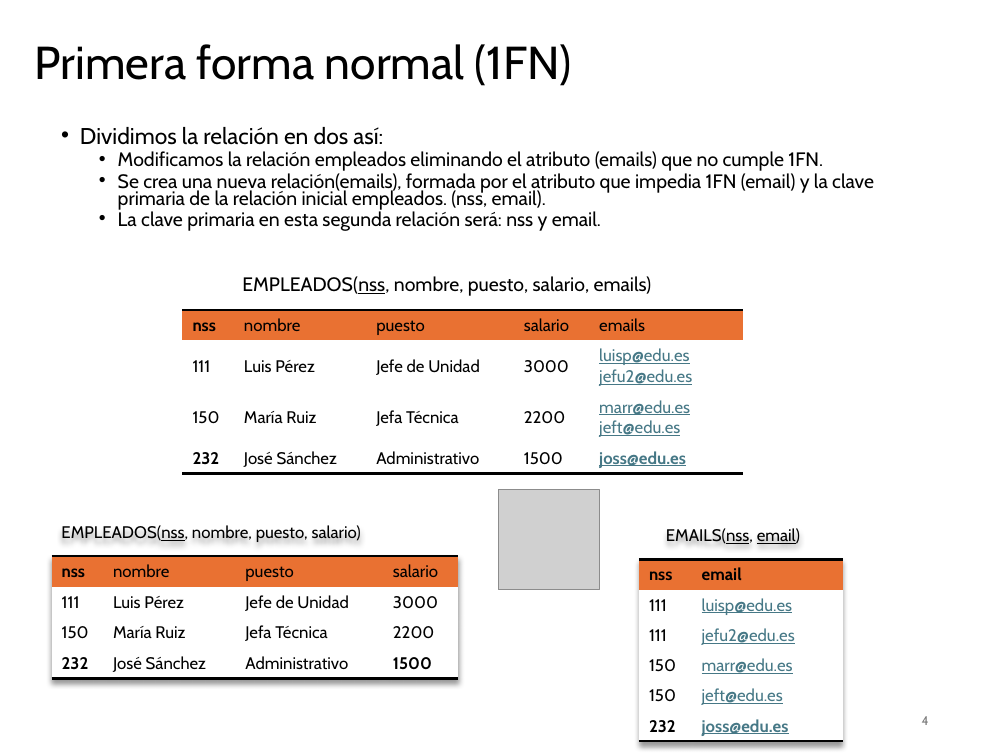
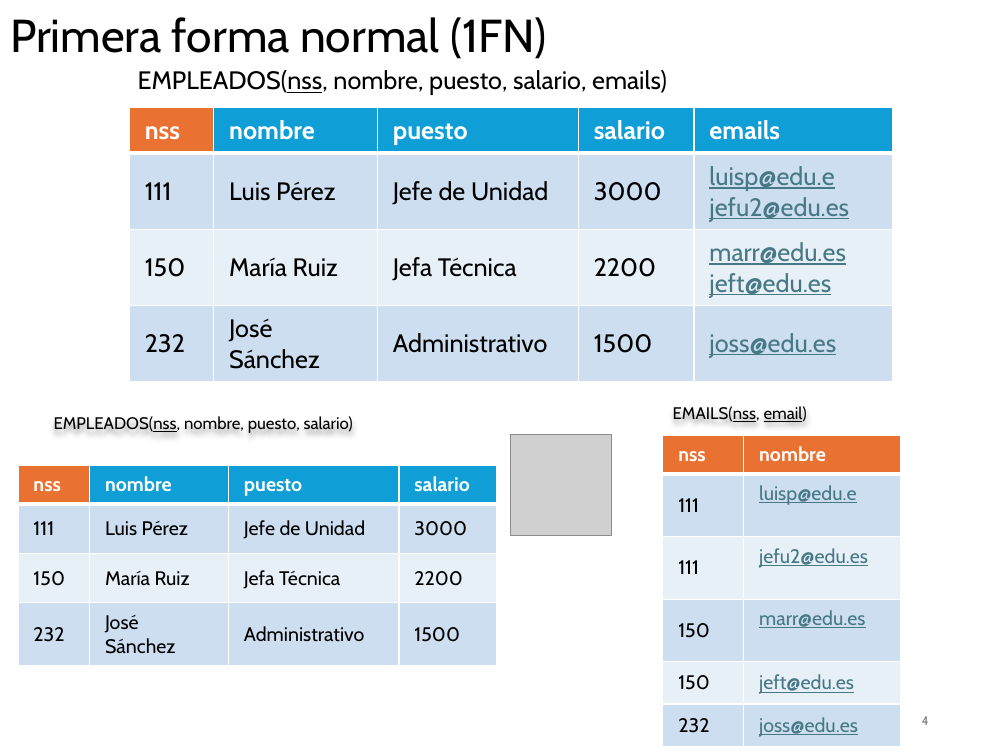
Before and after one commit to NuriaCelis/GBD25-26, a slide deck: slide 4 of Tema2/EJEMPLOS NORMALIZACION.pptx. Drawn at 1008x756 pixels with LibreOffice and Linux fonts; fonts in the diff are those of the drawing; grey boxes stand for pictures. Boxes give left, top, right and bottom in pixels: in the first picture for what was removed or moved away, otherwise in the second. Text is boxed around its words. In the diff, an @@ line names an element or a change of style, - is before the commit and + after.

```diff
--- a/Tema2/EJEMPLOS NORMALIZACION.pptx
+++ b/Tema2/EJEMPLOS NORMALIZACION.pptx
@@ title "Primera forma normal (1FN)": place and size @@
-title "Primera forma normal (1FN)" at box(35, 44, 572, 86)
+title "Primera forma normal (1FN)" at box(10, 17, 547, 59)
@@ text "EMPLEADOS(nss, nombre, puesto, salario, emails)": place and size @@
-text "EMPLEADOS(nss, nombre, puesto, salario, emails)" at box(80, 127, 874, 296)
+text "EMPLEADOS(nss, nombre, puesto, salario, emails)" at box(138, 70, 667, 95)
@@ text "EMPLEADOS(nss, nombre, puesto, salario, emails)" at box(138, 70, 667, 95): size 13.9 to 18 pt; line spacing 0.7 to 0.9 @@
@@ table at box(129, 108, 893, 382) @@
-row 2, column 5: luisp@edu.es / jefu2@edu.es
+row 2, column 5: luisp@edu.e / jefu2@edu.es
@@ fill #E97132 to #0F9ED5 in 4 cells @@
@@ fill #FFFFFF to #CCDFEF in 10 cells @@
@@ fill #FFFFFF to #E7F0F7 in row 3 @@
@@ size 12 to 18 pt in "nss", "nombre", "puesto", "salario" and 16 more places @@
@@ text colour #000000 to #FFFFFF in "nss", "nombre", "puesto", "salario" and 1 more places @@
@@ bold on in "nombre", "puesto", "salario", "emails" @@
@@ borders changed @@
@@ table: place and size @@
-table at box(182, 309, 742, 472)
+table at box(129, 108, 893, 382)
@@ text at box(80, 127, 874, 231): paragraphs removed @@
-• Dividimos la relación en dos así:
-  • Modificamos la relación empleados eliminando el atributo (emails) que no cumple 1FN.
-  • Se crea una nueva relación(emails), formada por el atributo que impedia 1FN (email) y la clave primaria de la relación inicial empleados. (nss, email).
-  • La clave primaria en esta segunda relación será: nss y email.
@@ text "EMPLEADOS(nss, nombre, puesto, salario)": place and size @@
-text "EMPLEADOS(nss, nombre, puesto, salario)" at box(61, 525, 361, 542)
+text "EMPLEADOS(nss, nombre, puesto, salario)" at box(54, 416, 353, 433)
@@ text "EMAILS(nss, email)": place and size @@
-text "EMAILS(nss, email)" at box(666, 528, 800, 544)
+text "EMAILS(nss, email)" at box(673, 406, 807, 422)
@@ picture: place and size @@
-picture at box(498, 489, 599, 590)
+picture at box(511, 434, 612, 535)
@@ table at box(662, 434, 900, 746) @@
-row 1, column 2: email
+row 1, column 2: nombre
-row 2, column 2: luisp@edu.es
+row 2, column 2: luisp@edu.e
@@ fill #FFFFFF to #CCDFEF in 6 cells @@
@@ fill #FFFFFF to #E7F0F7 in 4 cells @@
@@ size 12 to 14 pt in "nss", "111", "111", "jefu2@edu.es" and 6 more places @@
@@ text colour #000000 to #FFFFFF in "nss" @@
@@ borders changed @@
@@ table: place and size @@
-table at box(639, 559, 843, 741)
+table at box(662, 434, 900, 746)
@@ table at box(18, 465, 497, 665) @@
@@ fill #E97132 to #0F9ED5 in 3 cells @@
@@ fill #FFFFFF to #CCDFEF in 8 cells @@
@@ fill #FFFFFF to #E7F0F7 in row 3 @@
@@ size 12 to 14 pt @@
@@ text colour #000000 to #FFFFFF in "nss", "nombre", "puesto", "salario" @@
@@ bold on in "nombre", "puesto", "salario" @@
@@ borders changed @@
@@ table: place and size @@
-table at box(51, 556, 458, 677)
+table at box(18, 465, 497, 665)
```
Also in this commit, not shown: 8 other slides changed, 1 slide added, 4 other files.
